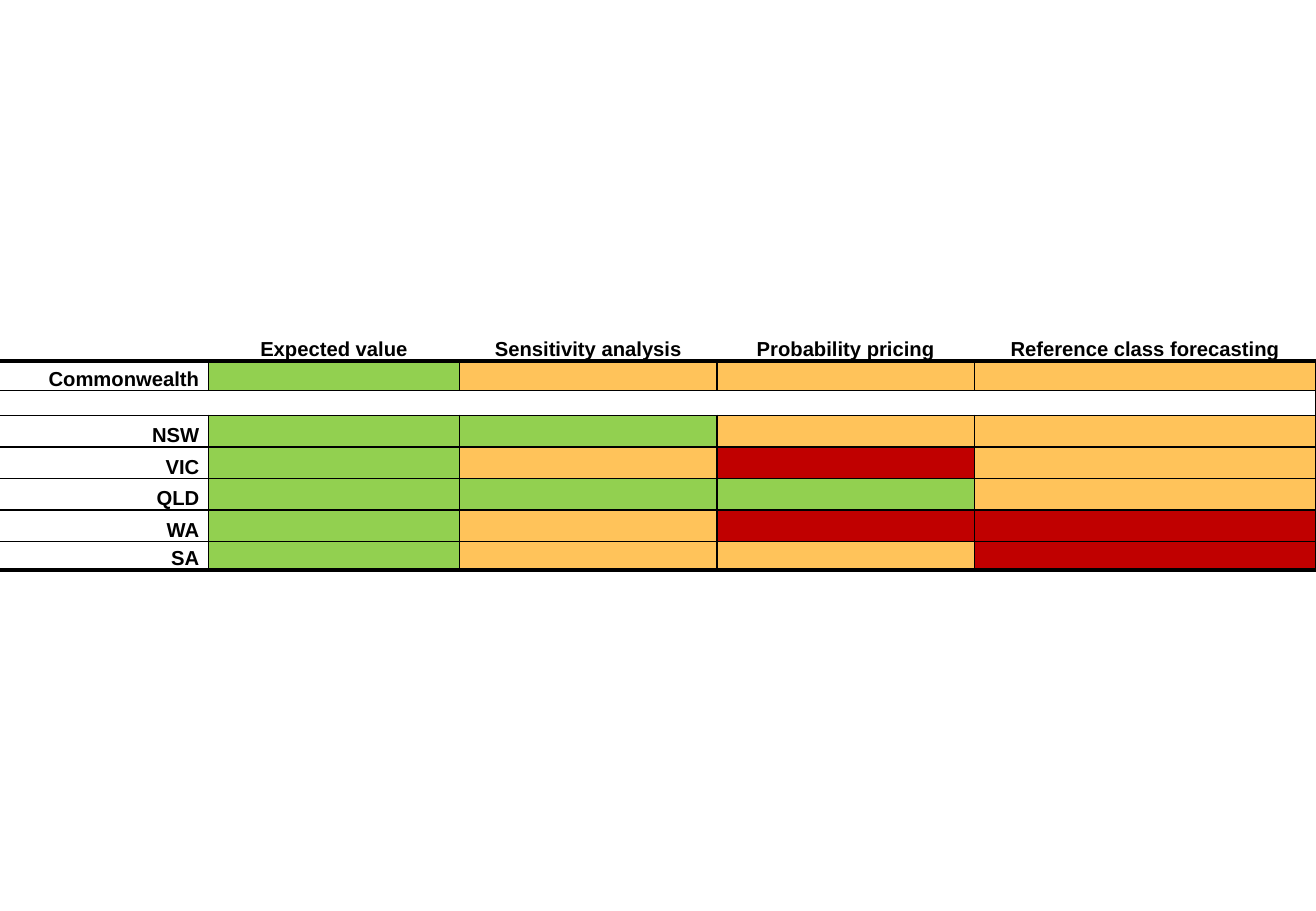
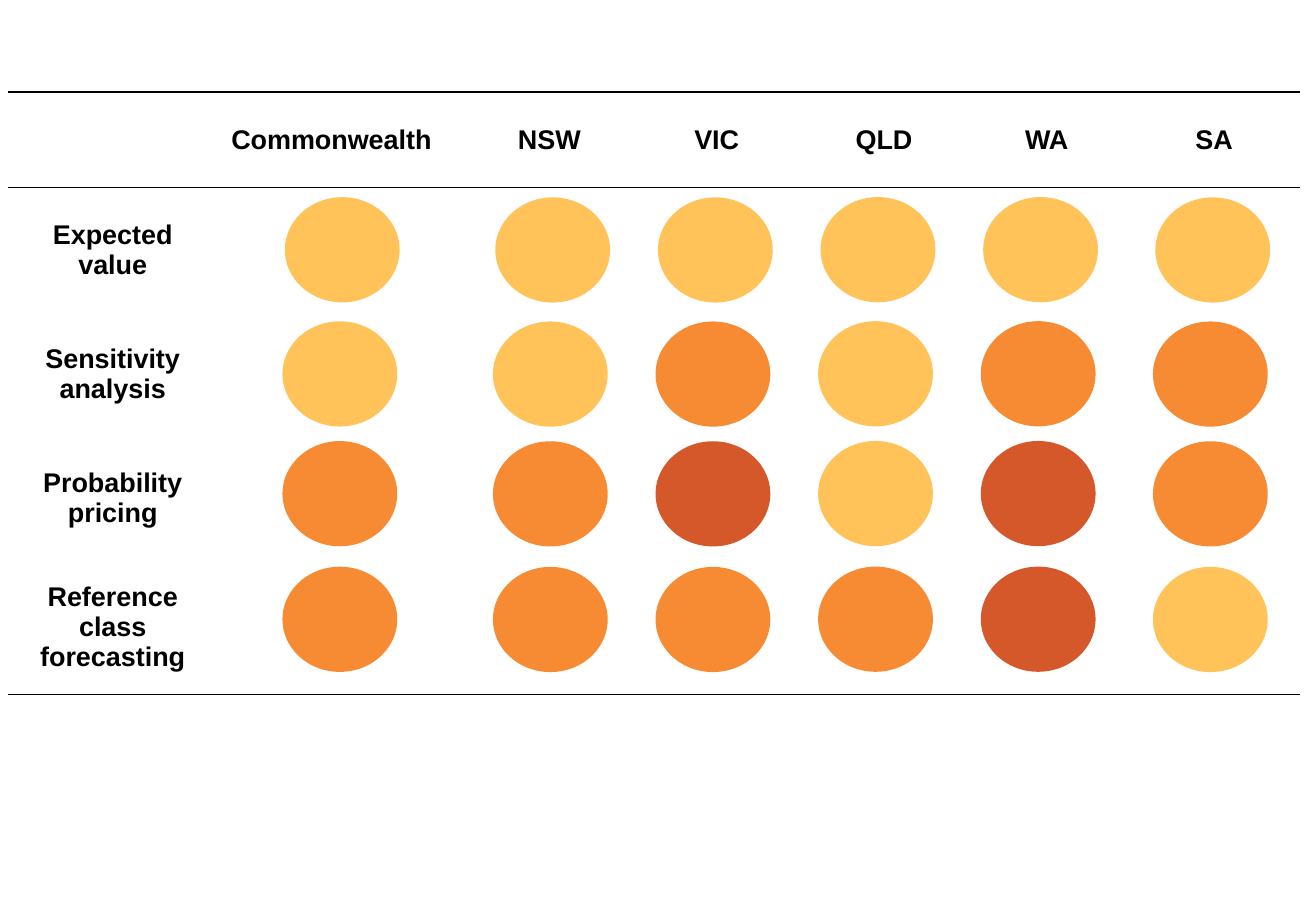
Before and after one commit to grattaninstitute/Cost-overruns-report, a slide deck: slide 2 of atlas/AppendixCharts.pptx. Drawn at 1316x911 pixels with LibreOffice and Linux fonts; fonts in the diff are those of the drawing. Boxes give left, top, right and bottom in pixels: in the first picture for what was removed or moved away, otherwise in the second. Text is boxed around its words. In the diff, an @@ line names an element or a change of style, - is before the commit and + after.

```diff
--- a/atlas/AppendixCharts.pptx
+++ b/atlas/AppendixCharts.pptx
@@ table at (7,92,1300,695) @@
- | Expected value | Sensitivity analysis | Probability pricing | Reference class forecasting
-Commonwealth |  |  |  | 
- |  |  |  | 
-NSW |  |  |  | 
-VIC |  |  |  | 
-QLD |  |  |  | 
-WA |  |  |  | 
-SA |  |  |  | 
+ | Commonwealth |  | NSW | VIC | QLD | WA | SA
+Expected value |  |  |  |  |  |  | 
+Sensitivity analysis |  |  |  |  |  |  | 
+Probability pricing |  |  |  |  |  |  | 
+Reference class forecasting |  |  |  |  |  |  | 
@@ table: place and size @@
-table at (0,322,1316,575)
+table at (7,92,1300,695)
@@ ellipse added at (286,197,400,303), fill #FFC35A @@
@@ ellipse added at (496,198,610,304), fill #FFC35A @@
@@ ellipse added at (659,198,773,304), fill #FFC35A @@
@@ ellipse added at (821,197,936,303), fill #FFC35A @@
@@ ellipse added at (983,197,1097,303), fill #FFC35A @@
@@ ellipse added at (1156,198,1270,304), fill #FFC35A @@
@@ ellipse added at (283,322,397,428), fill #FFC35A @@
@@ ellipse added at (493,322,608,428), fill #FFC35A @@
@@ ellipse added at (656,322,770,428), fill #F68B33 @@
@@ ellipse added at (819,321,933,427), fill #FFC35A @@
@@ ellipse added at (981,321,1095,427), fill #F68B33 @@
@@ ellipse added at (1153,322,1267,428), fill #F68B33 @@
@@ ellipse added at (283,441,397,547), fill #F68B33 @@
@@ ellipse added at (493,441,608,547), fill #F68B33 @@
@@ ellipse added at (656,441,770,547), fill #D4582A @@
@@ ellipse added at (819,441,933,547), fill #FFC35A @@
@@ ellipse added at (981,441,1095,547), fill #D4582A @@
@@ ellipse added at (1153,441,1267,547), fill #F68B33 @@
@@ ellipse added at (283,567,397,673), fill #F68B33 @@
@@ ellipse added at (493,567,608,673), fill #F68B33 @@
@@ ellipse added at (656,567,770,673), fill #F68B33 @@
@@ ellipse added at (819,567,933,673), fill #F68B33 @@
@@ ellipse added at (981,567,1095,673), fill #D4582A @@
@@ ellipse added at (1153,567,1267,673), fill #FFC35A @@
```
Also in this commit, not shown: 1 other slide changed.
